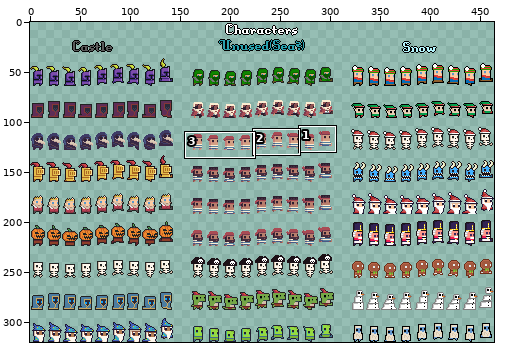
Two states of a sprite sheet, static/images/extra_characters.png. The picture above shows the old version from afar; the outline marks the close-up.
Close-up. First the earlier version:
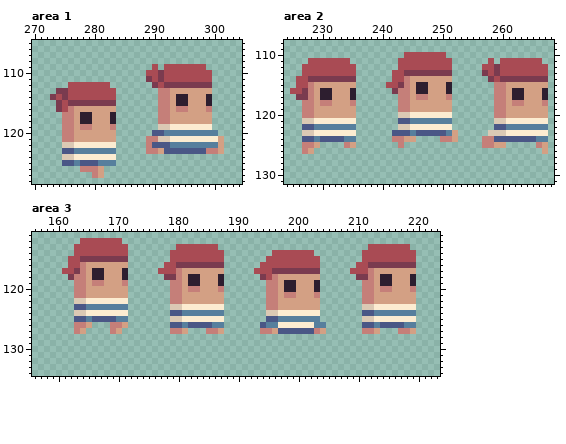
The file is 464x320 pixels. Colours within 5 levels of each other are drawn and written as one. Shown: area 1: x 270..304, y 105..128; area 2: x 224..268, y 108..131; area 3: x 156..223, y 111..134.
The result:
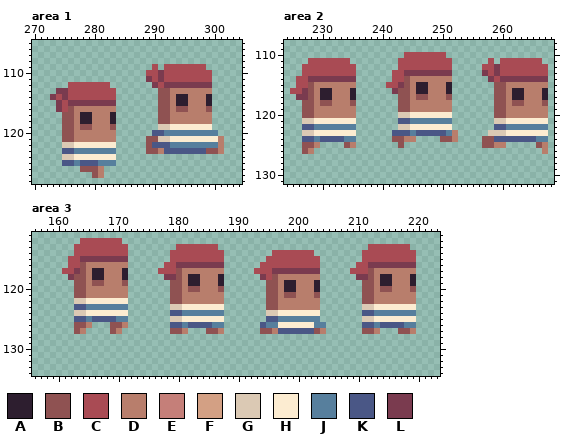
Palette (. is transparent): A #2d1e2f  B #8f5252  C #a94b54  D #b87e6c  E #c57f79  F #d3a084  G #dbc9b4  H #fcecd1  J #577f9d  K #4a5786  L #7a3b4f
The author wrote: alternate prisoner sprites
Changes in this commit:
Area 1:
y 113: x 291..299 EEFFFFFFF -> BBDDDDDDD
y 114..115: x 291..293 EEF -> BBD; x 296..298 FFF -> DDD
y 116: x 276..283 EFFFFFFF -> BDDDDDDD; x 291..299 EEFEEFFFE -> BBDBBDDDB
y 117..118: x 275..277 EEF -> BBD; x 280..282 FFF -> DDD; x 291..299 EEFFFFFFF -> BBDDDDDDD
y 119: x 275..283 EEFEEFFFE -> BBDBBDDDB
y 120: x 275..283 EEFFFFFFF -> BBDDDDDDD
y 121: x 275..283 EEFFFFFFF -> BBDDDDDDD; x 289..290 EE -> BB; x 301 F -> D
y 122: x 289 E -> B; x 301 F -> D
y 123: x 289..291 EEF -> BBD; x 299..301 EEF -> BBD
y 126: x 278..281 EEEF -> BBBD
y 127: x 280..281 EF -> BD
Area 2:
y 114: x 244..251 EFFFFFFF -> BDDDDDDD
y 115: x 228..235 EFFFFFFF -> BDDDDDDD; x 244..245 EF -> BD; x 248..250 FFF -> DDD; x 259..267 EEFFFFFFF -> BBDDDDDDD
y 116: x 228..229 EF -> BD; x 232..234 FFF -> DDD; x 243..245 EEF -> BBD; x 248..250 FFF -> DDD; x 259..261 EEF -> BBD; x 264..266 FFF -> DDD
y 117: x 228..229 EF -> BD; x 232..234 FFF -> DDD; x 243..251 EEFEEFFFE -> BBDBBDDDB; x 259..261 EEF -> BBD; x 264..266 FFF -> DDD
y 118: x 227..235 EEFEEFFFE -> BBDBBDDDB; x 243..251 EEFFFFFFF -> BBDDDDDDD; x 259..267 EEFEEFFFE -> BBDBBDDDB
y 119: x 227..235 EEFFFFFFF -> BBDDDDDDD; x 243..251 EEFFFFFFF -> BBDDDDDDD; x 259..267 EEFFFFFFF -> BBDDDDDDD
y 120: x 227..235 EEFFFFFFF -> BBDDDDDDD; x 259..267 EEFFFFFFF -> BBDDDDDDD
y 123: x 252 F -> D
y 124: x 242..245 EEFF -> BBDD; x 250..252 EEF -> BBD; x 257..258 EE -> BB
y 125: x 227..229 EEF -> BBD; x 234..235 EF -> BD; x 243 E -> B; x 257..260 EEFF -> BBDD; x 266..267 EF -> BD
y 126: x 227..228 EF -> BD; x 267 F -> D
Area 3:
y 116: x 164..171 EFFFFFFF -> BDDDDDDD
y 117: x 164..165 EF -> BD; x 168..170 FFF -> DDD; x 180..187 EFFFFFFF -> BDDDDDDD; x 212..219 EFFFFFFF -> BDDDDDDD
y 118: x 163..165 EEF -> BBD; x 168..170 FFF -> DDD; x 180..181 EF -> BD; x 184..186 FFF -> DDD; x 196..203 EFFFFFFF -> BDDDDDDD; x 212..213 EF -> BD; x 216..218 FFF -> DDD
y 119: x 163..171 EEFEEFFFE -> BBDBBDDDB; x 179..181 EEF -> BBD; x 184..186 FFF -> DDD; x 195..197 EEF -> BBD; x 200..202 FFF -> DDD; x 211..213 EEF -> BBD; x 216..218 FFF -> DDD
y 120: x 163..171 EEFFFFFFF -> BBDDDDDDD; x 179..187 EEFEEFFFE -> BBDBBDDDB; x 195..197 EEF -> BBD; x 200..202 FFF -> DDD; x 211..219 EEFEEFFFE -> BBDBBDDDB
y 121: x 163..171 EEFFFFFFF -> BBDDDDDDD; x 179..187 EEFFFFFFF -> BBDDDDDDD; x 195..203 EEFEEFFFE -> BBDBBDDDB; x 211..219 EEFFFFFFF -> BBDDDDDDD
y 122: x 179..187 EEFFFFFFF -> BBDDDDDDD; x 195..203 EEFFFFFFF -> BBDDDDDDD; x 211..219 EEFFFFFFF -> BBDDDDDDD
y 123: x 195..203 EEFFFFFFF -> BBDDDDDDD
y 126: x 163..165 EEF -> BBD; x 169..171 EEF -> BBD
y 127: x 163..164 EF -> BD; x 169..170 EF -> BD; x 179..181 EEF -> BBD; x 185..187 EEF -> BBD; x 194..196 EEF -> BBD; x 203..204 EF -> BD; x 211..213 EEF -> BBD; x 217..219 EEF -> BBD
